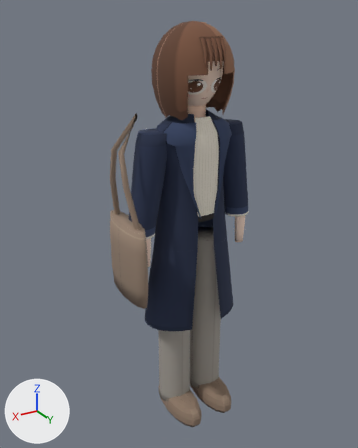
An edit to the glTF model apps/web/public/avatars/gteki-commuter-soft.glb, drawn before and after from the same camera.
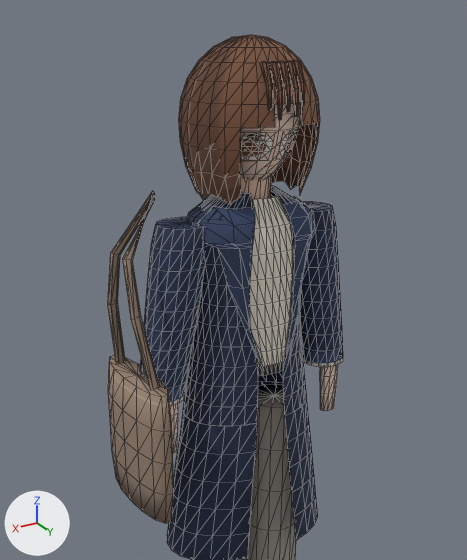
Old and new are each drawn whole from a camera (50 mm lens) standing at (1.035, 1.625, 1.749) and looking at (0.047, -0.023, 0.926) and again close up on the part from 13% to 90% of the width and 0% to 74% of the height. The axes (+X, +Y, +Z) are drawn at lower left. The lights are the same throughout. The last two pictures show the newer version. The close-ups show mesh edges as thin lines. Vertices at exactly the same position are counted once.

Before the edit, the objects in view are built like this:
```python
me_vis_body = bpy.data.meshes.new('VIS_body')
me_vis_body.from_pydata(...)  # 1568 vertices, 2844 faces; spans x -0.29..0.335, y -0.146..0.202, z 0.008..1.44
me_vis_body.materials.append(mat_vis_body_toon)  # picture img_body_atlas
me_vis_head = bpy.data.meshes.new('VIS_head')
me_vis_head.from_pydata(...)  # 587 vertices, 1020 faces; spans x -0.154..0.154, y -0.156..0.161, z 1.38..1.717
me_vis_head.materials.append(mat_vis_head_toon)  # picture img_head_atlas
ob_vis_body = bpy.data.objects.new('VIS_body', me_vis_body)
ob_vis_body.location = (0.0, 0.0, 0.0)
ob_vis_head = bpy.data.objects.new('VIS_head', me_vis_head)
ob_vis_head.location = (0.0, 0.0, 0.0)
```
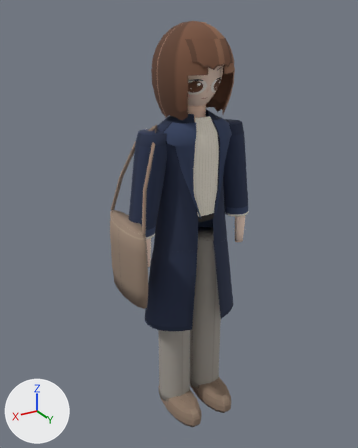
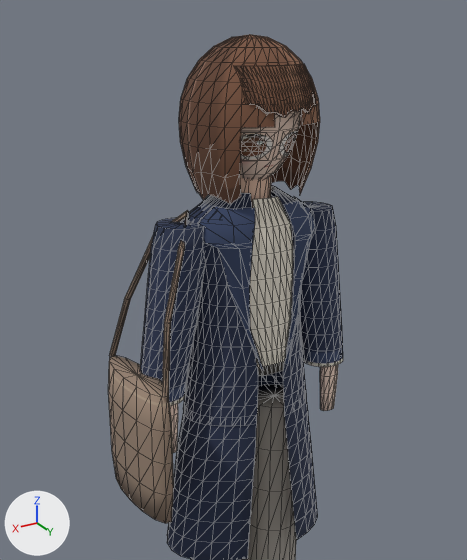
Changed parts and their boxes [x1, y1, x2, y2] in the close-ups (467 x 560 px):
part 1 of me_vis_body, added: after [109, 210, 189, 397]
part 2 of me_vis_body, deleted (brown): before [108, 191, 160, 390]
part 3 of me_vis_body, built on: before [167, 382, 318, 560]; after [167, 376, 318, 560]
part 4 of me_vis_head, added (brown): after [236, 64, 317, 118]
part 5 of me_vis_head, deleted (brown): before [259, 60, 305, 120]

What changed in the scene script:
```text
Change me_vis_body:
    used by ob_vis_body; location = (0.0, 0.0, 0.0)
    remove me_vis_body.from_pydata(...)  # 1568 vertices, 2844 faces; spans x -0.29..0.335, y -0.146..0.202, z 0.008..1.44
    add me_vis_body.from_pydata(...)  # 1622 vertices, 2940 faces; spans x -0.29..0.335, y -0.146..0.202, z 0.008..1.44
    me_vis_body part 1: a new loose piece of 42 vertices spanning x 0.155..0.303, y -0.143..0.143, z 0.998..1.362, in mat_vis_body_toon (picture img_body_atlas)
    me_vis_body part 2: the loose piece of 42 vertices spanning x 0.236..0.332, y -0.094..0.094, z 0.998..1.412 is deleted
    me_vis_body part 3
    27 vertices are removed from x -0.167..0.167, y -0.116..0.116, z 0.788..0.86
    53 faces are deleted
    4 vertices in x -0.21..-0.113, y -0.026..0.114, z 0.572 move by (-0.002, 0.0, -0.018)
    4 vertices in x -0.087..0.011, y -0.138..-0.123, z 0.572 move by (0.0, -0.001, -0.018)
    3 vertices in x 0.039..0.131, y -0.136..-0.109, z 0.572 move by (0.001, -0.001, -0.018)
    3 vertices in x 0.194..0.213, y -0.057..0.007, z 0.572 move by (0.002, -0.001, -0.018)
    87 vertices move from x -0.201..0.204, y -0.133..0.131, z 0.572..0.788 to x -0.205..0.208, y -0.135..0.131, z 0.554..0.717
    81 vertices are added at x -0.181..0.184, y -0.124..0.123, z 0.717..0.88
    149 new faces join them
Change me_vis_head:
    used by ob_vis_head; location = (0.0, 0.0, 0.0)
    remove me_vis_head.from_pydata(...)  # 587 vertices, 1020 faces; spans x -0.154..0.154, y -0.156..0.161, z 1.38..1.717
    add me_vis_head.from_pydata(...)  # 667 vertices, 1148 faces; spans x -0.154..0.154, y -0.156..0.159, z 1.38..1.717
    me_vis_head part 4: a new loose piece of 100 vertices spanning x -0.085..0.085, y 0.082..0.159, z 1.563..1.66, in mat_vis_head_toon (picture img_head_atlas)
    me_vis_head part 5
    120 vertices are removed from x -0.058..0.049, y 0.099..0.161, z 1.559..1.669
    160 faces are deleted
    other edits to the shape of me_vis_head do not show in these pictures
```
